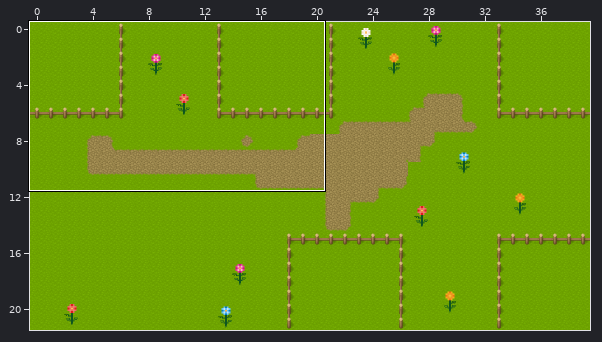
Tiled map: maps/level2.tmx. Above, an overview of the earlier version with the close-up marked.
Close-up. Before the commit:
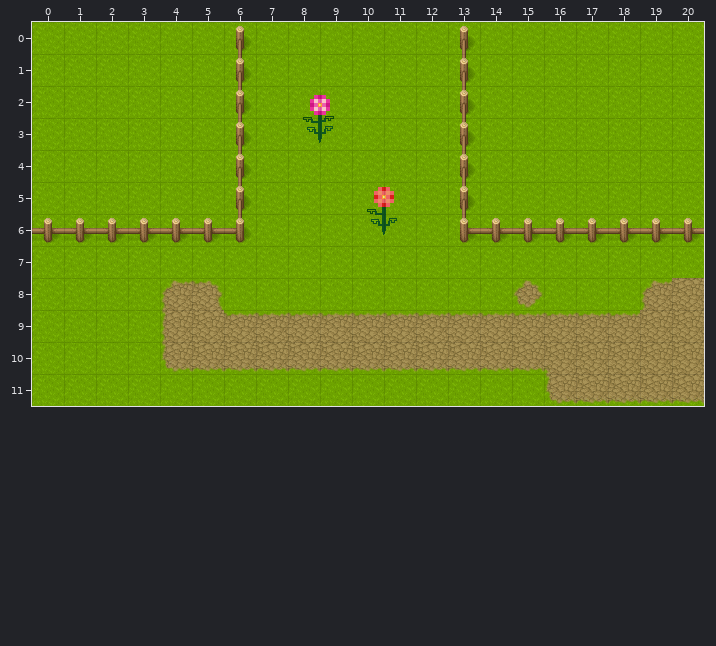
Cells are 32x32 px. Shown: x 0..20, y 0..11. The commit also changed other parts of the map, which this record leaves out.
The result:
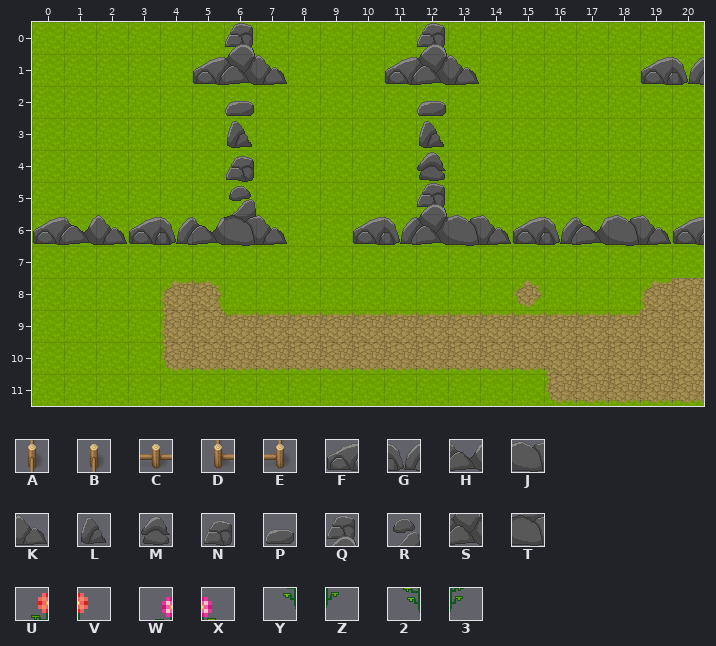
Key: from "[Base]Base": A 176, B 177, C 184, D 186, E 187; from "[M]Rocks": F 0, G 1, H 2, J 3, K 4, L 5, M 9, N 10, P 11, Q 14, R 15, S 20, T 21; from "[M]Various": U 0, V 1, W 2, X 3, Y 10, Z 11, 2 12, 3 13.
_ is an empty cell.
What changed:
Layer "elements":
Tile C becomes tile F in row 6 at x 0, 3, 15 and 20.
Tile Y becomes tile F in row 6 at x 10.
The author put tile F in row 1 at x 5, 11 and 19.
Tile C becomes tile G in row 6 at x 4 and 16.
Tile Z becomes tile G in row 6 at x 11.
The author put tile G in row 1 at x 20.
Tile C becomes tile H in row 6 at x 1, 5 and 17.
Tile C becomes tile J in row 6 at x 18.
Tile D becomes tile J in row 6 at x 13.
Tile A becomes tile K in row 1 at x 13.
Tile C becomes tile K in row 6 at x 2, 14 and 19.
The author put tile K in row 1 at x 7; in row 6 at x 7.
Tile A becomes tile L in row 3 at x 6.
The author put tile L in row 3 at x 12.
The author put tile M in row 4 at x 12.
Tile A becomes tile N in row 4 at x 6.
Tile A becomes tile P in row 2 at x 6.
The author put tile P in row 2 at x 12.
Tile B becomes tile Q in row 0 at x 6.
The author put tile Q in row 0 at x 12; in row 5 at x 12.
Tile A becomes tile R in row 5 at x 6.
Tile A becomes tile S in row 1 at x 6.
The author put tile S in row 1 at x 12; in row 6 at x 12.
Tile E becomes tile T in row 6 at x 6.
Tile 2 is gone in row 3 at x 8.
Tile 3 is gone in row 3 at x 9.
Tile A is gone in rows 2 to 5 at x 13.
Tile B is gone in row 0 at x 13.
Tile U is gone in row 5 at x 10.
Tile V is gone in row 5 at x 11.
Tile W is gone in row 2 at x 8.
Tile X is gone in row 2 at x 9.
